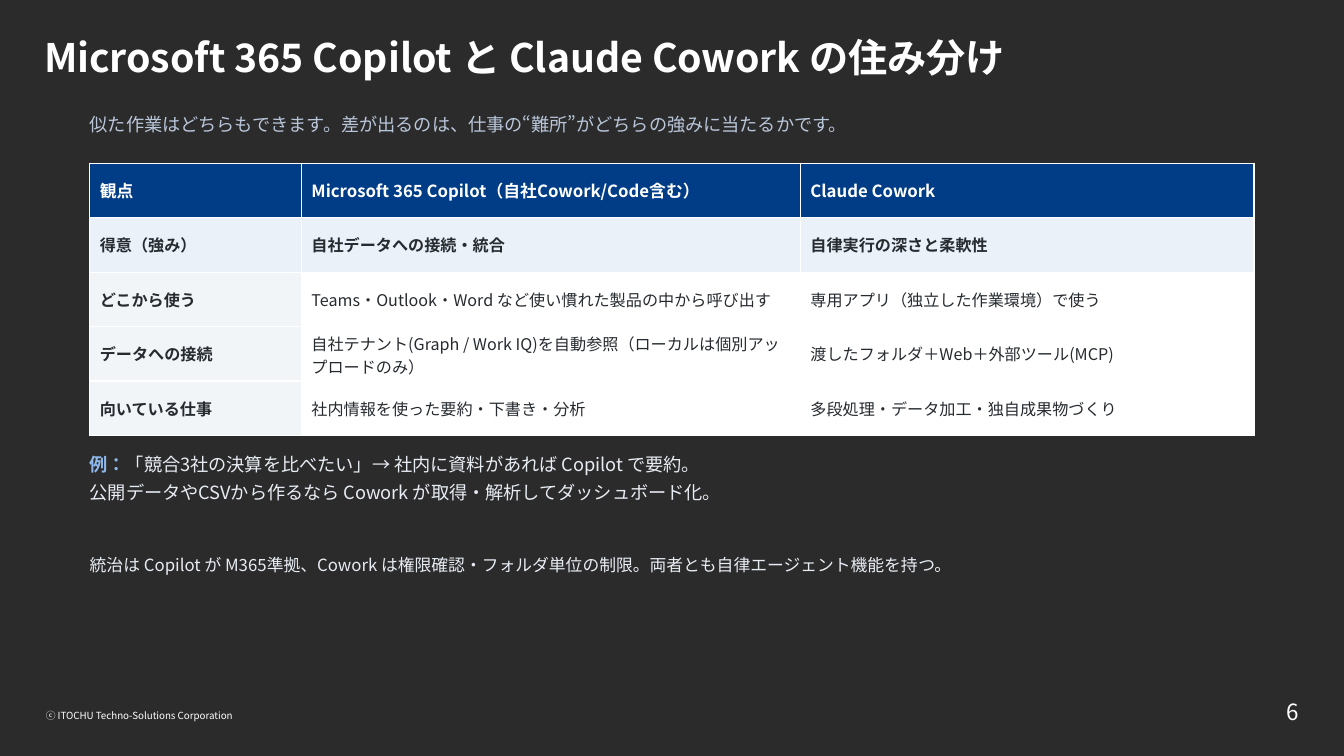
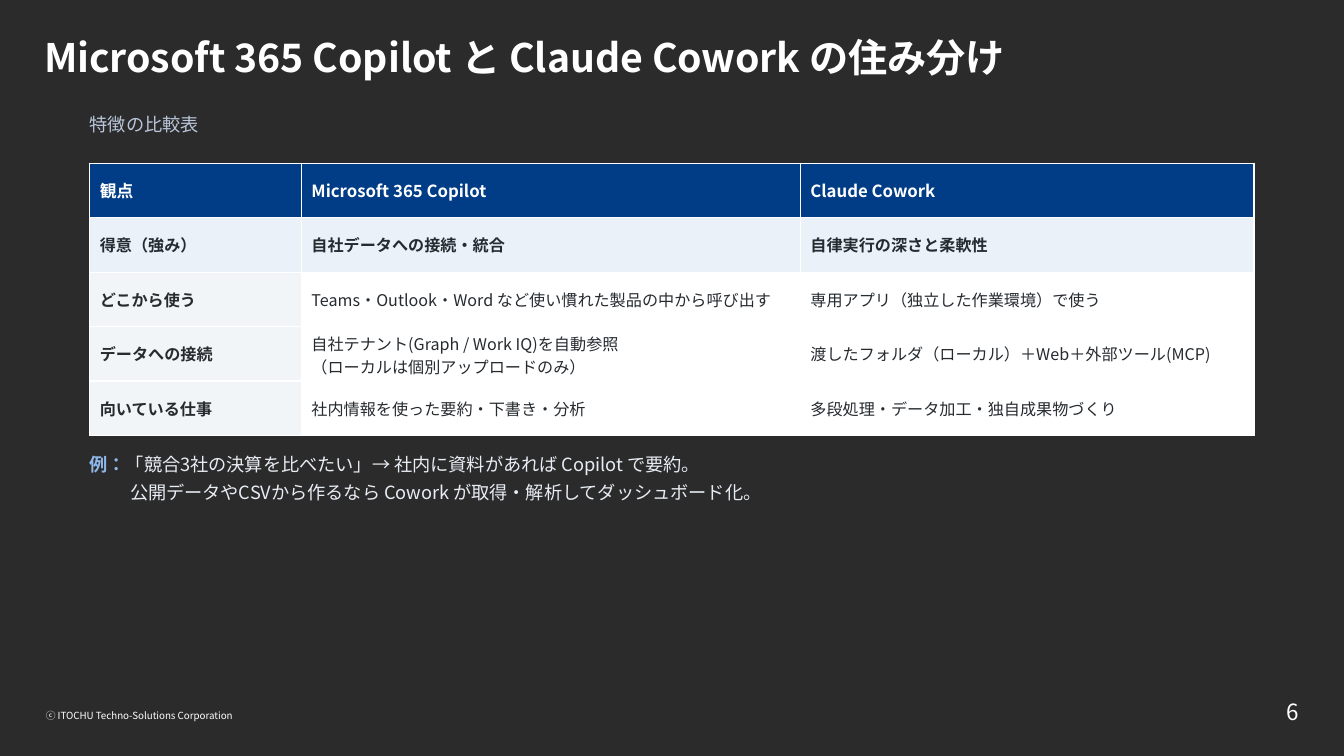
Before and after one commit to ctc-itkr/claude-hands-on, a slide deck: slide 6 of 配布/Copilot_Cowork_競合比較.pptx. Drawn at 1344x756 pixels with LibreOffice and Linux fonts; fonts in the diff are those of the drawing; background and template pictures are left out; a plain dark background stands for a picture behind light text. Boxes give left, top, right and bottom in pixels: in the first picture for what was removed or moved away, otherwise in the second. Text is boxed around its words. In the diff, an @@ line names an element or a change of style, - is before the commit and + after.

```diff
--- a/配布/Copilot_Cowork_競合比較.pptx
+++ b/配布/Copilot_Cowork_競合比較.pptx
@@ text at [90,115,199,133]: text changed @@
-似た作業はどちらもできます。差が出るのは、仕事の“難所”がどちらの強みに当たるかです。
+特徴の比較表
@@ table at [90,163,1254,436] @@
-row 1, column 2: Microsoft 365 Copilot（自社Cowork/Code含む）
+row 1, column 2: Microsoft 365 Copilot
-row 4, column 2: 自社テナント(Graph / Work IQ)を自動参照（ローカルは個別アップロードのみ）
+row 4, column 2: 自社テナント(Graph / Work IQ)を自動参照 / （ローカルは個別アップロードのみ）
-row 4, column 3: 渡したフォルダ＋Web＋外部ツール(MCP)
+row 4, column 3: 渡したフォルダ（ローカル）＋Web＋外部ツール(MCP)
@@ text "例：「競合3社の決算を比べたい」→ 社内に資料があれば Copilot で要約。" rewrapped from [90,455,721,501] to [90,455,761,501] @@
@@ text removed at [90,557,951,575] @@
-統治は Copilot が M365準拠、Cowork は権限確認・フォルダ単位の制限。両者とも自律エージェント機能を持つ。
```
Also in this commit, not shown: 4 other slides changed.
